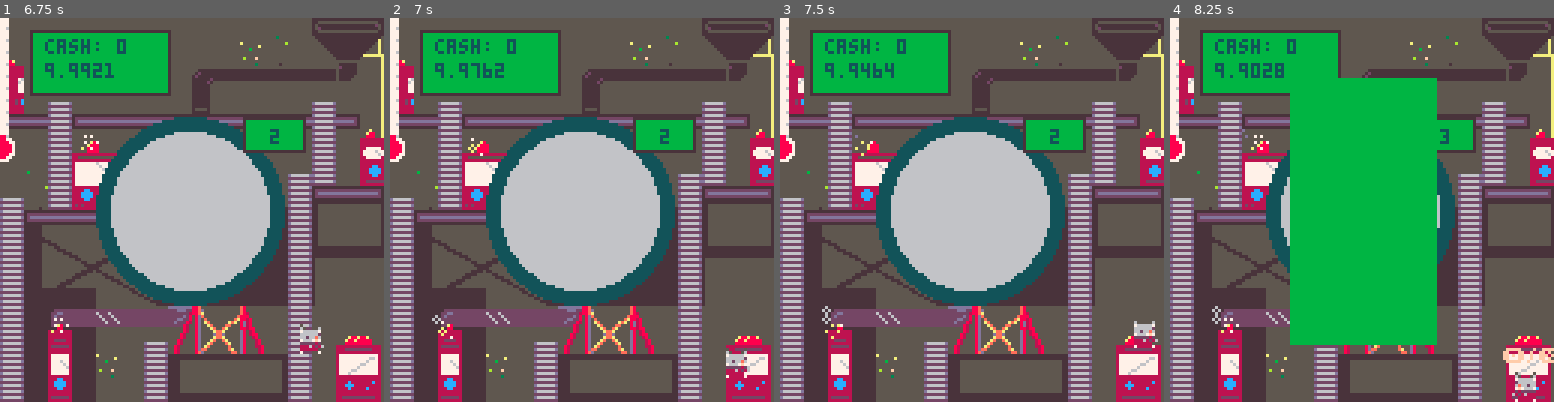
Above: before the commit, frames 1-4 (left to right).
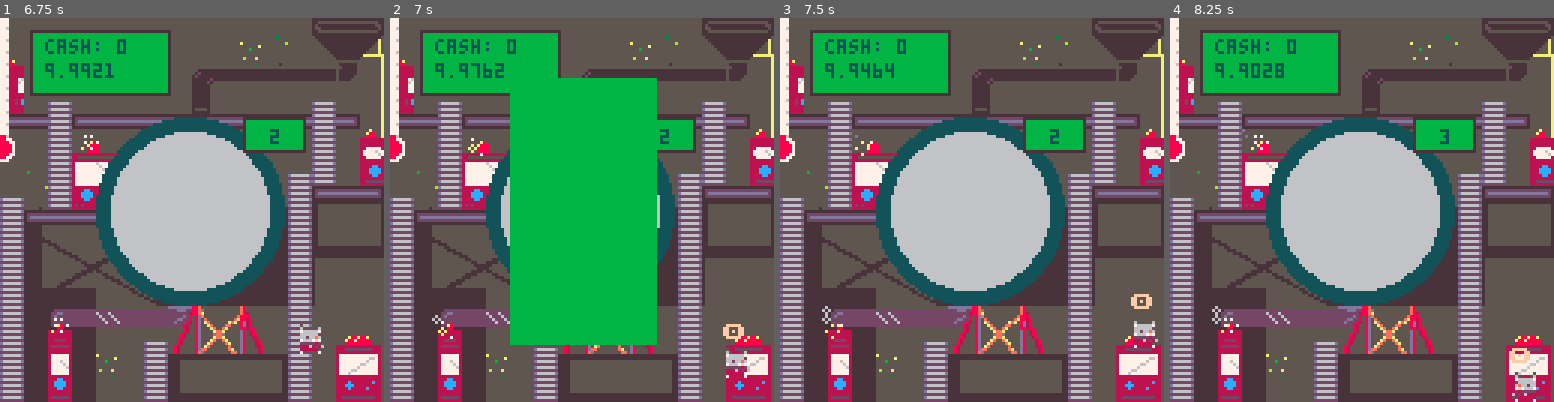
Above: after the commit, the same moments.

Repository: keatontate/gmtk-jam-2025
Game: PICO-8 cartridge src/loop-game.p8
Same seed, same stepped clock (60 frames per second), same inputs: the game is played once before the commit and once after it.
Inputs:
- Up to frame 1 (6.75 s): tap X (X key) at 0.33, 1.07, 1.85, 2.97, 4.08, 5.2, 6.32 s; tap O (Z key) at 0.7, 1.7, 2.1, 2.5, 2.9, 3.3, 3.7, 4.1, 4.5, 4.9, 5.3, 5.7, 6.1, 6.5 s; hold Right 1.6-2.1 s; hold Up 2.15-2.42 s; hold Right 2.47-3.03 s; hold Left 3.08-3.58 s; hold Down 3.63-3.97 s; hold Right 4.02-4.68 s; hold Up 4.73-5.03 s; hold Left 5.08-5.68 s; hold Down 5.73-6.03 s; hold Right 6.08-6.58 s; hold Right from 6.63 s (still down)
- Up to frame 2 (7 s): keep holding Right; tap O (Z key) at 6.9 s
- Up to frame 3 (7.5 s): release Right at 7.13 s; hold Up 7.18-7.45 s; tap O (Z key) at 7.3 s; tap X (X key) at 7.43 s
- Up to frame 4 (8.25 s): hold Right 7.5-8.07 s; tap O (Z key) at 7.7, 8.1 s; hold Left from 8.12 s (still down)

Frame 1 is identical in both runs. In frame 2, 26% of the frame differs, in the area x 31-93%, y 15-86%; in frame 3, 0.1%; in frame 4, 26%, in the area x 31-100%, y 15-90%.

Commit message:
Added sfx and removed one button (the other will be used for selecting in the shop)

Diff:
--- a/src/character.lua
+++ b/src/character.lua
@@ -189,10 +189,11 @@
   or is_shop(playerx2, playery) then
 
     -- helper message
-    player_msg = "\142/\151"
-
-    if (btnp(4) or btnp(5)) then
+    player_msg = "\142"
+
+    if (btnp(4)) then
       toggle_shop()
+      sfx(10)
 
       -- fix_machine(get_tile(playerx1, playery))
       -- fix_machine(get_tile(playerx2, playery))
--- a/src/loop-game.p8
+++ b/src/loop-game.p8
@@ -98,7 +98,7 @@
 00000000000000000000000088888888000000000000000000000000000000000000000000000000000000000000000000000000000000000000000000000000
 00000000000000000000000066666666000000000000000000000000000000000000000000000000000000000000000000000000000000000000000000000000
 __gff__
-0000000000000002000101010401000000000000000000020000000004000000000000000000000000040000040000000000000000000000000400040100000000000000000000080804000400000000000000000000000000000001000000000000000405000000000000000000000000000004050000000000000000000000
+0000000000000002000101010401000000000000000000020000000004000000000000000000000808040000040000000000000000000008080400040100000000000000000000080804000400000000000000000000000000000001000000000000000405000000000000000000000000000004050000000000000000000000
 0000000401000000000000000000000000000001000000000000000000000000000000000000000000000000000000000000000000000000000000000000000000000000000000000000000000000000000000000000000000000000000000000000000000000000000000000000000000000000000000000000000000000000
 __map__
 1b0000000000000000000021005657583c000000000000000000000000000000000000000000000000000000000000000000000000000000000000000000000000000000000000000000000000000000000000000000000000000000000000000000000000000000000000000000000000000000000000000000000000000000
